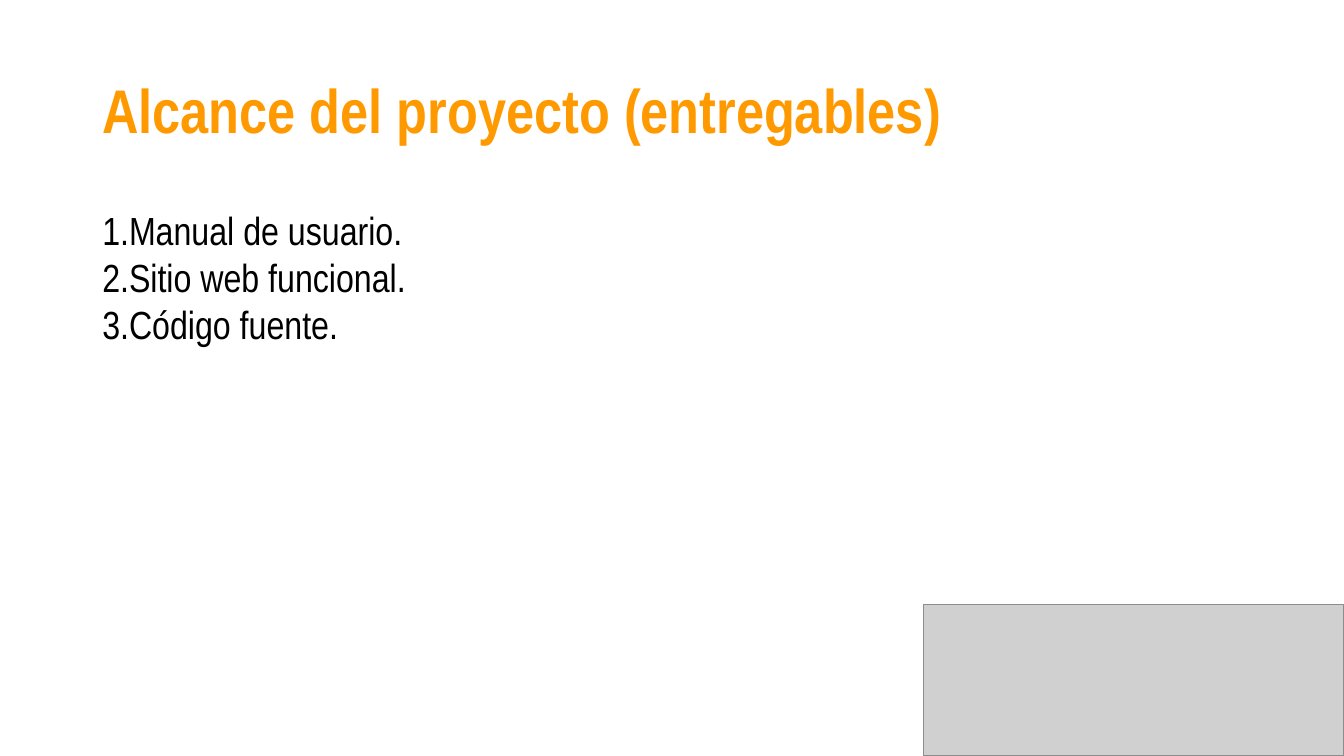
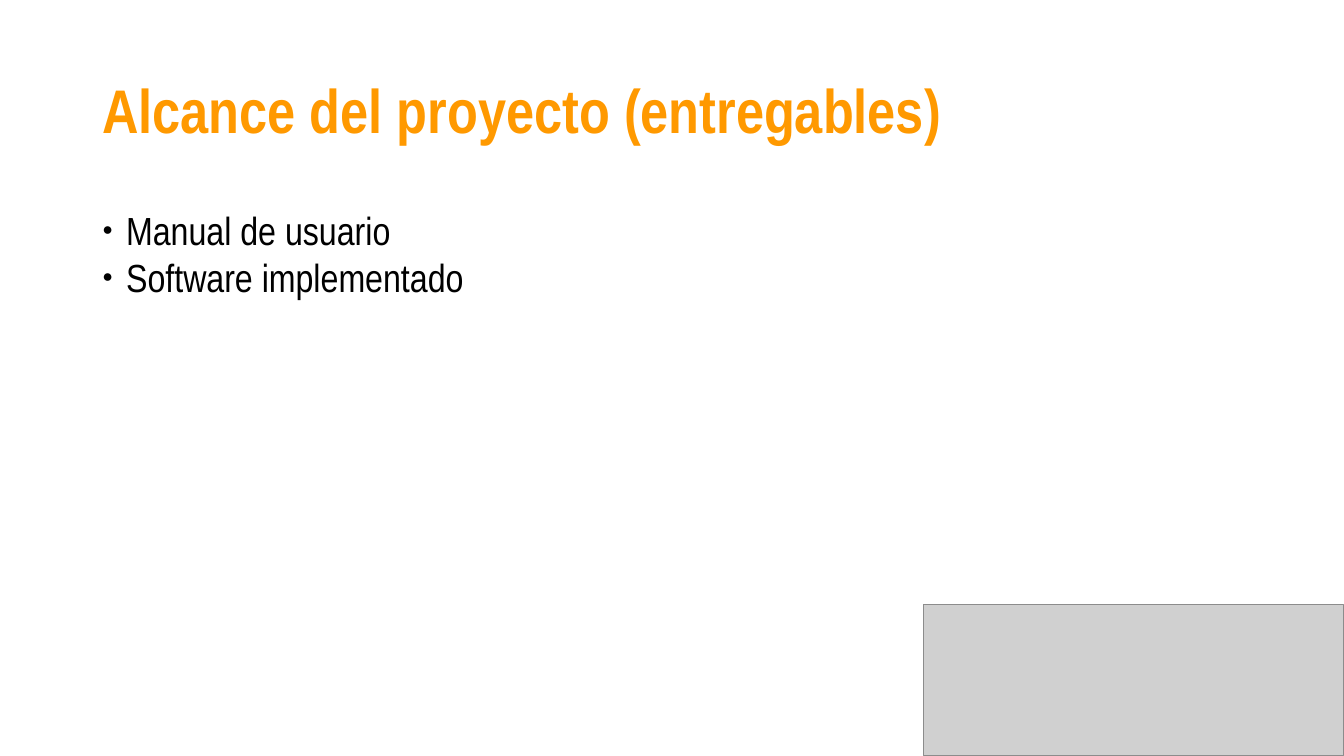
Before and after one commit to jovannyzepeda/Bisoltec, a slide deck: slide 4 of Proyectos/Viaticos/02. Planeación/Viaticos-KickOff.pptx. Drawn at 1344x756 pixels with LibreOffice and Linux fonts; fonts in the diff are those of the drawing; grey boxes stand for pictures. Boxes give left, top, right and bottom in pixels: in the first picture for what was removed or moved away, otherwise in the second. Text is boxed around its words. In the diff, an @@ line names an element or a change of style, - is before the commit and + after.

```diff
--- a/Proyectos/Viaticos/02. Planeación/Viaticos-KickOff.pptx
+++ b/Proyectos/Viaticos/02. Planeación/Viaticos-KickOff.pptx
@@ text at (x1=126, y1=216, x2=464, y2=299): text changed @@
-1. Manual de usuario.
-2. Sitio web funcional.
-3. Código fuente.
+● Manual de usuario
+● Software implementado
```
Also in this commit, not shown: 2 other slides changed.
